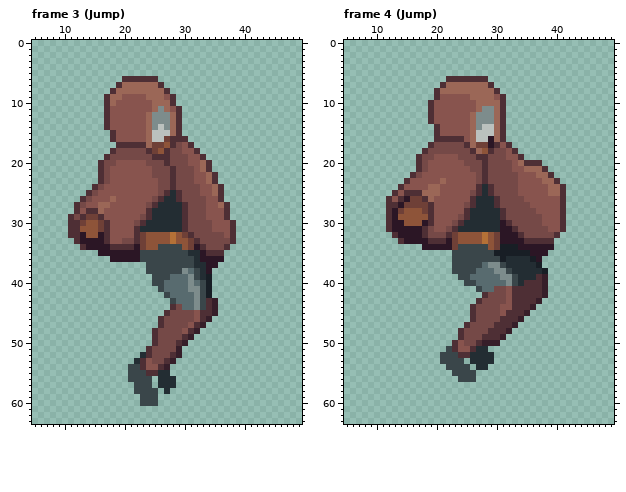
File history of a pixel-art file, Biogenesis_SNZA/Assets/Sprites/Liora/Liora_Jump.aseprite. Above: the version before the commit.
64x64 pixels, 14 frames. Shown: frame 3 (Jump): x 5..49, y 0..63; frame 4 (Jump): x 5..49, y 0..63. The commit also changed other frames, which this record leaves out.
New version:
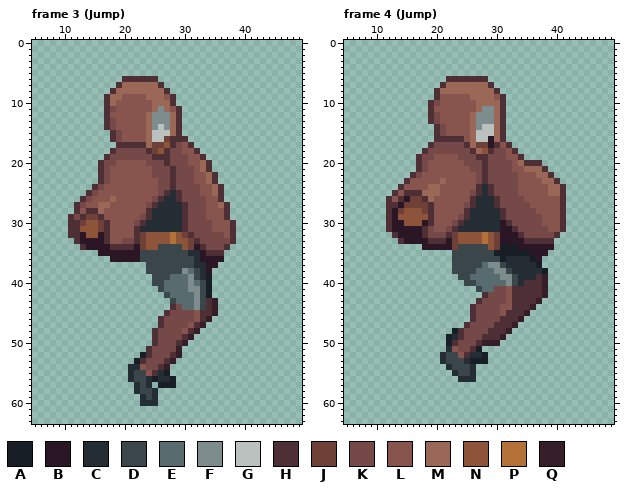
Palette (. is transparent): A #181e25  B #2b1625  C #232d33  D #3a464a  E #586b6f  F #7d8c8c  G #bbc1be  H #4e2f35  J #6f4037  K #754947  L #88544e  M #9b6757  N #8e5439  P #b47137  Q #361e29
The exact change:
Frame 3 (Jump):
The edit adds colour A in row 56 at x 25.
Colour C gives way to colour A in row 52 at x 23; in row 53 at x 22; in row 55 at x 27; in row 56 at x 28; in row 57 at x 26 to 28.
Colour D gives way to colour C in row 54 at x 21 to 22; in row 55 at x 21; in row 56 at x 21 and 24; in row 57 at x 22 and 24; in row 58 at x 22 and 25; in row 59 at x 23 and 25.
Colour D gives way to colour C in row 60 at x 23 to 25.
Colour L gives way to colour K in row 11 at x 18; in rows 13 to 14 at x 18; in rows 15 to 16 at x 19; in row 53 at x 24; in row 54 at x 24 to 25.
Colour H gives way to colour L in row 54 at x 23; in row 55 at x 24.
The edit erases colour C in row 58 at x 27.
Frame 4 (Jump):
The edit adds colour A in row 48 at x 23; in rows 49 to 50 at x 22.
Colour C gives way to colour A in row 51 at x 27; in row 52 at x 28; in row 53 at x 26 to 28.
The edit adds colour C in row 49 at x 23; in row 53 at x 25; in row 54 at x 26.
Colour D gives way to colour C in row 51 at x 22; in rows 52 to 53 at x 21; in row 54 at x 22; in row 55 at x 23 and 26; in row 56 at x 24 to 26.
Colour L gives way to colour K in row 10 at x 20; in rows 12 to 13 at x 20; in rows 14 to 15 at x 21; in row 50 at x 24; in row 51 at x 24 to 25.
Colour H gives way to colour L in row 51 at x 23; in row 52 at x 24.
The edit erases colour C in row 51 at x 28; in rows 52 to 53 at x 29; in row 54 at x 27 to 28.
Boxes around the changes in both pictures, in picture pixels (x1, y1, x2, y2):
changed: (110, 106, 122, 142)
changed: (128, 352, 176, 406)
changed: (434, 100, 446, 136)
changed: (440, 328, 494, 382)
